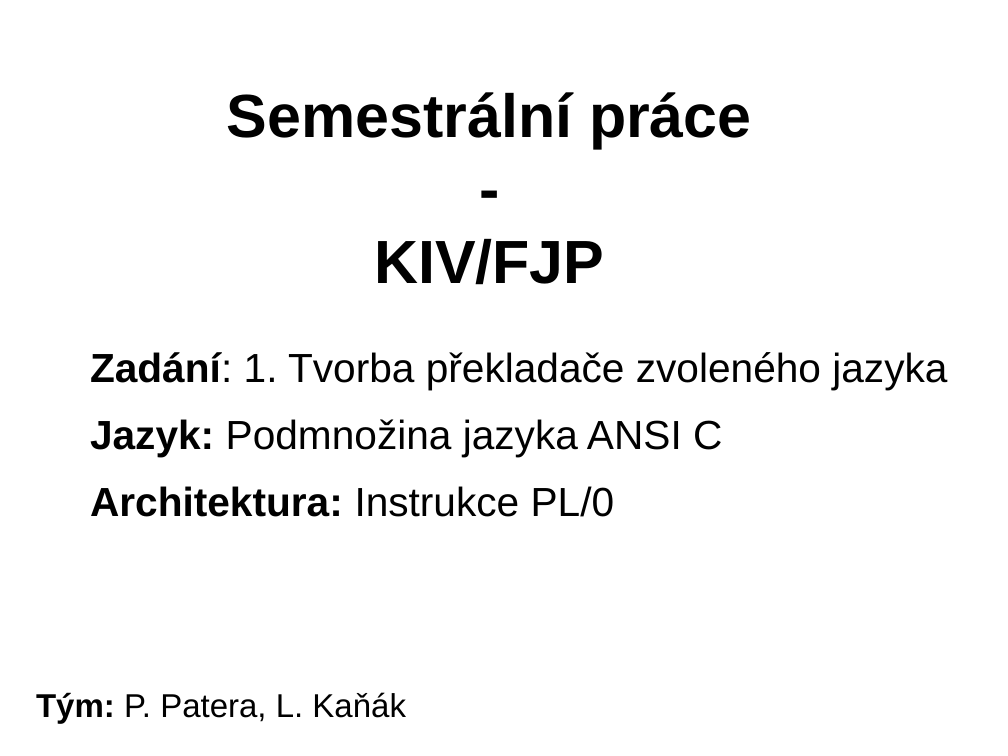
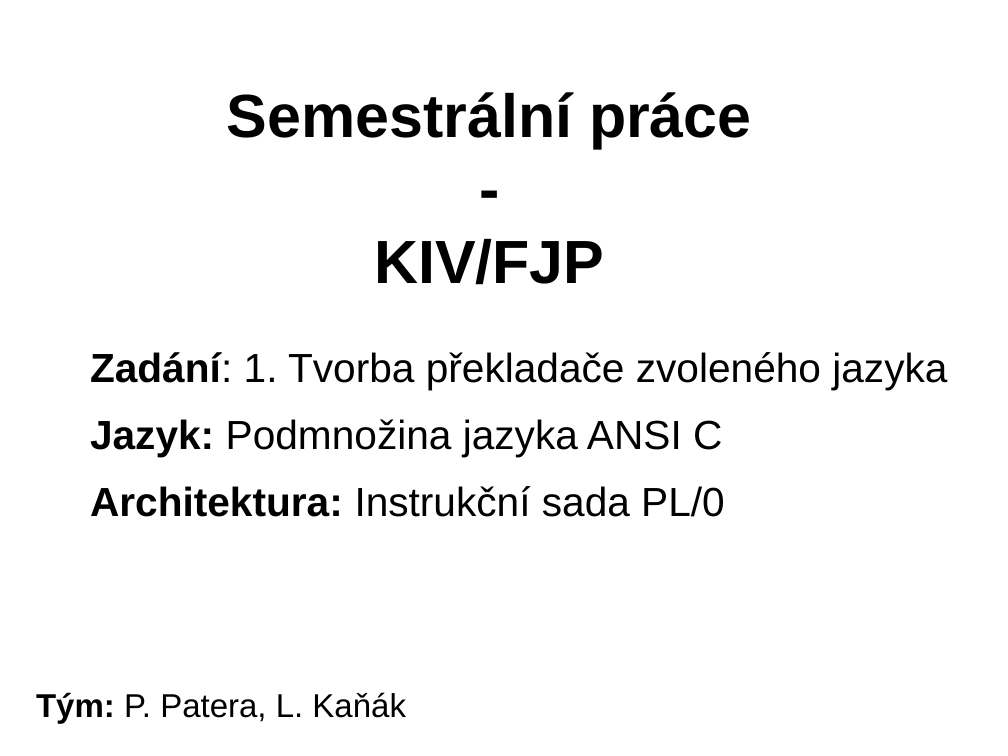
Before and after one commit to pornosaur/compiler-interpreter, a slide deck: slide 1 of doc/presentation_1.odp. Drawn at 1008x756 pixels with LibreOffice and Linux fonts; fonts in the diff are those of the drawing. Boxes give left, top, right and bottom in pixels: in the first picture for what was removed or moved away, otherwise in the second. Text is boxed around its words. In the diff, an @@ line names an element or a change of style, - is before the commit and + after.

Commit message:
+Edit presentation_1

```diff
--- a/doc/presentation_1.odp
+++ b/doc/presentation_1.odp
@@ text at <box>90,486,725,517</box>: text changed; bold off @@
-Architektura: Instrukce PL/0
+Architektura: Instrukční sada PL/0
```
Also in this commit, not shown: 1 other slide changed, 1 other file.
